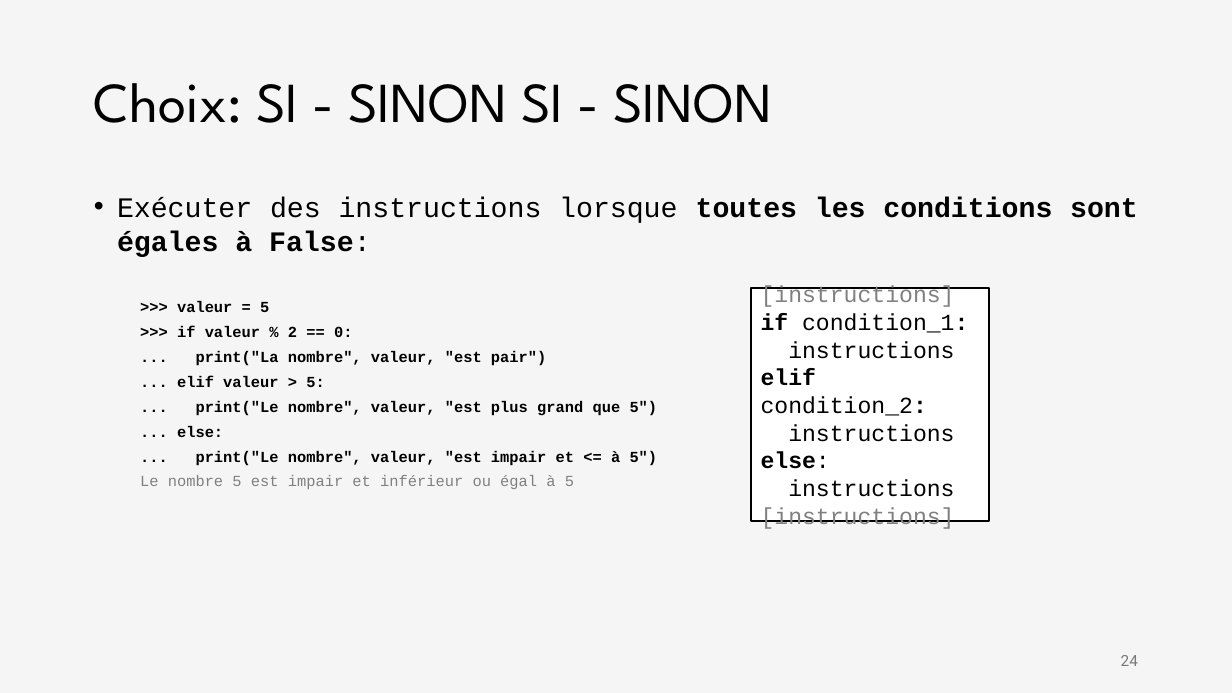
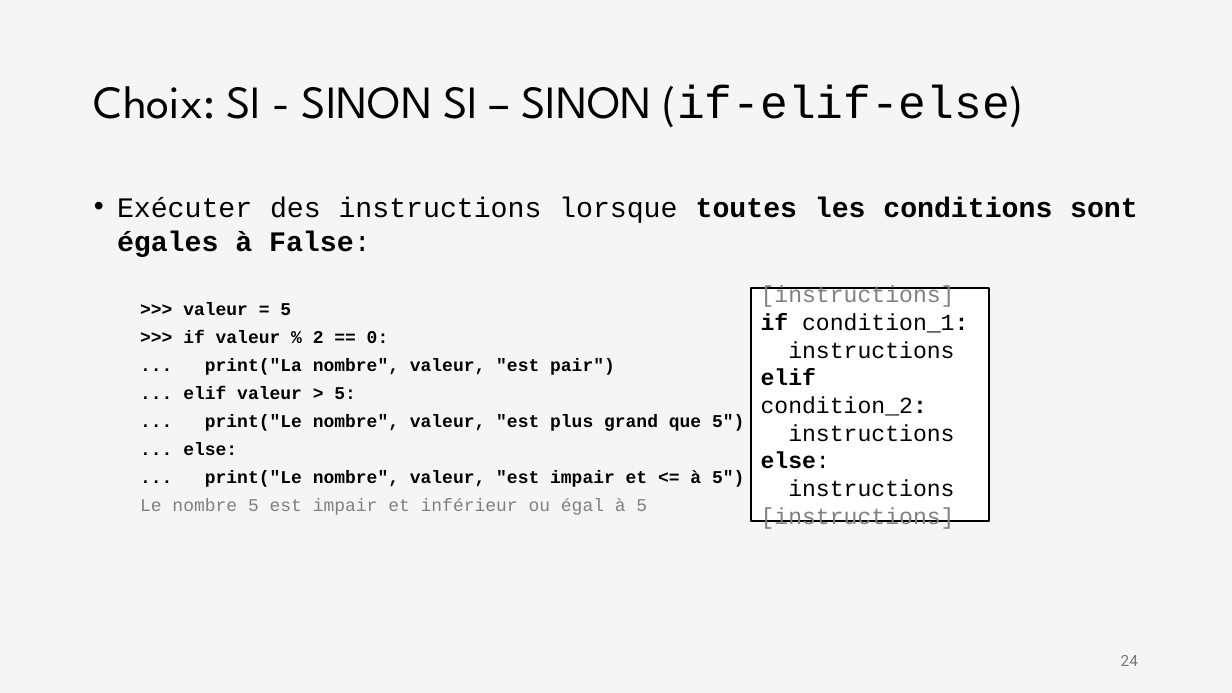
Before and after one commit to iannickgagnon/sagedays_iannick_2026, a slide deck: slide 24 of python_1/presentation_python_1.pptx. Drawn at 1232x693 pixels with LibreOffice and Linux fonts; fonts in the diff are those of the drawing. Boxes give left, top, right and bottom in pixels: in the first picture for what was removed or moved away, otherwise in the second. Text is boxed around its words. In the diff, an @@ line names an element or a change of style, - is before the commit and + after.

```diff
--- a/python_1/presentation_python_1.pptx
+++ b/python_1/presentation_python_1.pptx
@@ title at (94,84,1024,127): text changed; size 44 to 36 pt @@
-Choix: SI - SINON SI - SINON
+Choix: SI - SINON SI – SINON (if-elif-else)
@@ text at (140,302,744,515): size 12 to 14 pt in ">>> valeur = 5", ">>> if valeur % 2 == 0:", "... print("La nombre", valeur, "est pair")", "... elif valeur > 5:" and 4 more places @@
```
Also in this commit, not shown: 5 other slides changed, 4 slides added, 1 slide removed.
